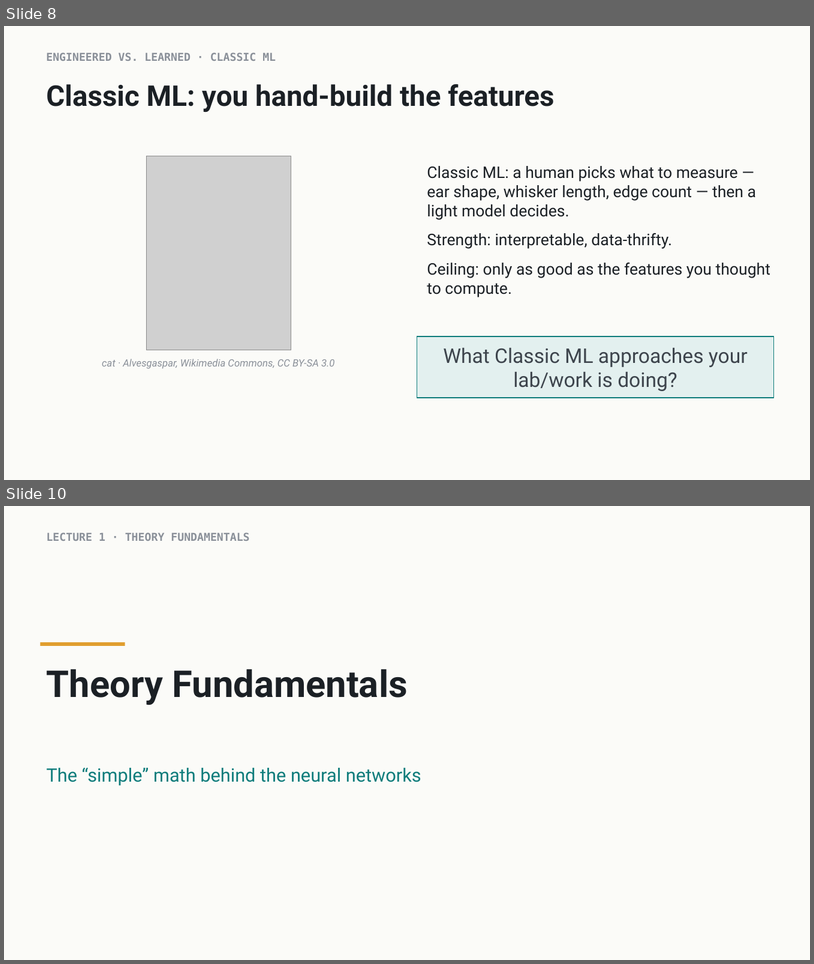
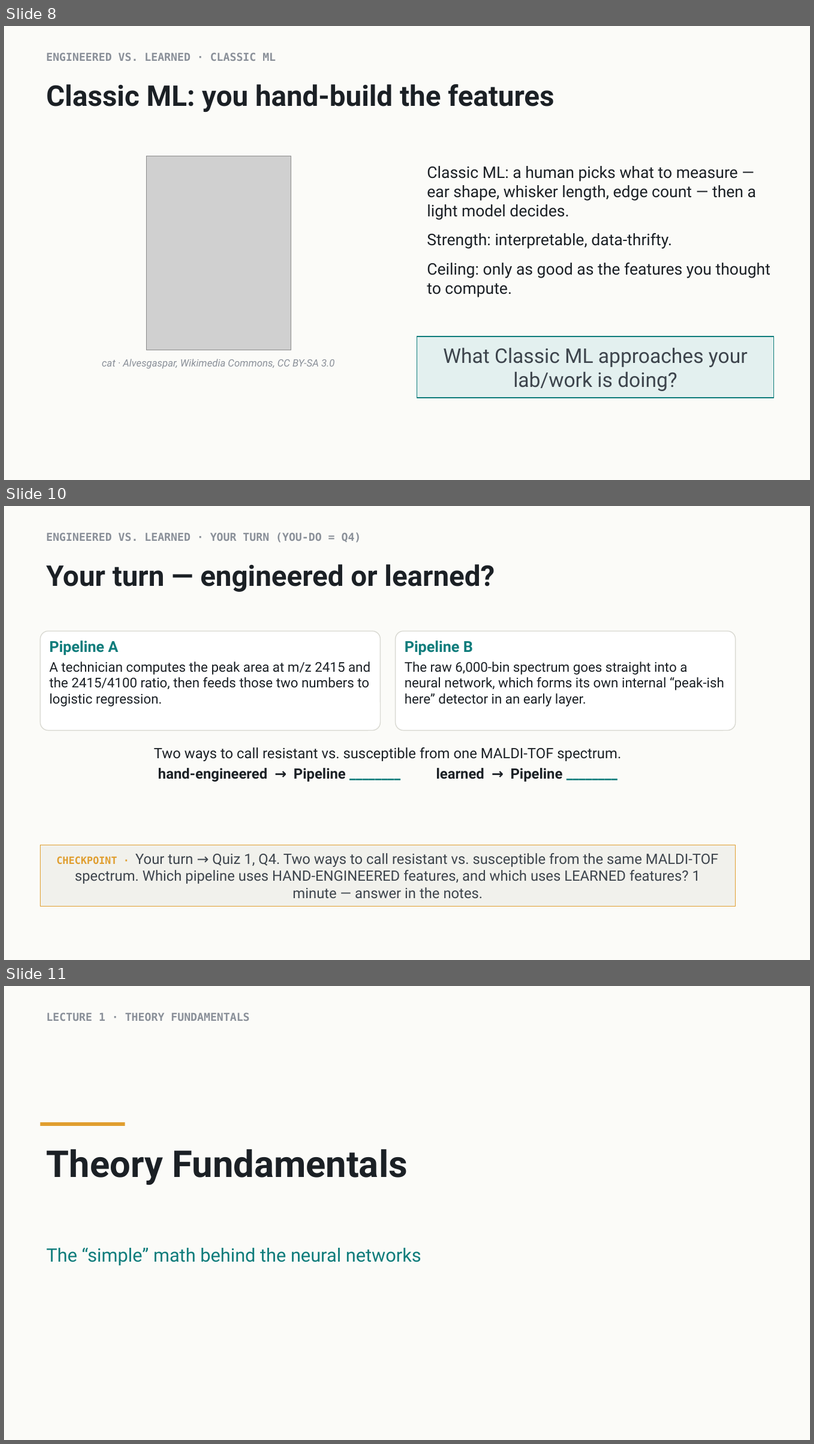
Before and after one commit to indigobio/msacl_dl_course, a slide deck: slides/pptx/lecture01_intro.pptx. Shown one above the other, each under a label of ours: slides 8 and 10 before the commit, slides 8, 10 and 11 after it; the slides between them are not shown. The pictures are 814x964 and 814x1444 pixels, drawn with LibreOffice and Linux fonts; fonts in the diff are those of the drawing; grey boxes stand for pictures. Boxes give left, top, right and bottom in pixels: in the first picture for what was removed or moved away, otherwise in the second. Text is boxed around its words. In the diff, an @@ line names an element or a change of style, - is before the commit and + after.

```diff
--- a/slides/pptx/lecture01_intro.pptx
+++ b/slides/pptx/lecture01_intro.pptx
@@ slide 10 added at (4,506,810,960), background #FBFBF8 @@
@@ text added at (46,532,362,543), 13 pt, text #8A9099, bold @@
+ENGINEERED VS. LEARNED · YOUR TURN (YOU-DO = Q4)
@@ text added at (46,564,495,592), 34 pt, text #1B2025, bold @@
+Your turn — engineered or learned?
@@ rounded rectangle added at (40,631,380,730), fill #FFFFFF, outline #D9D9D2 1 pt @@
@@ rounded rectangle added at (395,631,735,730), fill #FFFFFF, outline #D9D9D2 1 pt @@
@@ text added at (50,640,371,706), 16 pt, text #1B2025 @@
+Pipeline A
+A technician computes the peak area at m/z 2415 and the 2415/4100 ratio, then feeds those two numbers to logistic regression.
@@ text added at (405,640,725,706), 16 pt, text #1B2025 @@
+Pipeline B
+The raw 6,000-bin spectrum goes straight into a neural network, which forms its own internal “peak-ish here” detector in an early layer.
@@ text added at (154,747,621,781), 17 pt, text #1B2025 @@
+Two ways to call resistant vs. susceptible from one MALDI-TOF spectrum.
+hand-engineered → Pipeline ________ learned → Pipeline ________
@@ rectangle added at (40,845,736,906), fill #F1F1EC, outline #E09E2F 1 pt, 17 pt, text #3D444C @@
+CHECKPOINT · Your turn → Quiz 1, Q4. Two ways to call resistant vs. susceptible from the same MALDI-TOF spectrum. Which pipeline uses HAND-ENGINEERED features, and which uses LEARNED features? 1 minute — answer in the notes.
@@ what was slide 10 is now slide 11 @@
```
Also in this commit, not shown: 1 slide changed, 16 other files.
